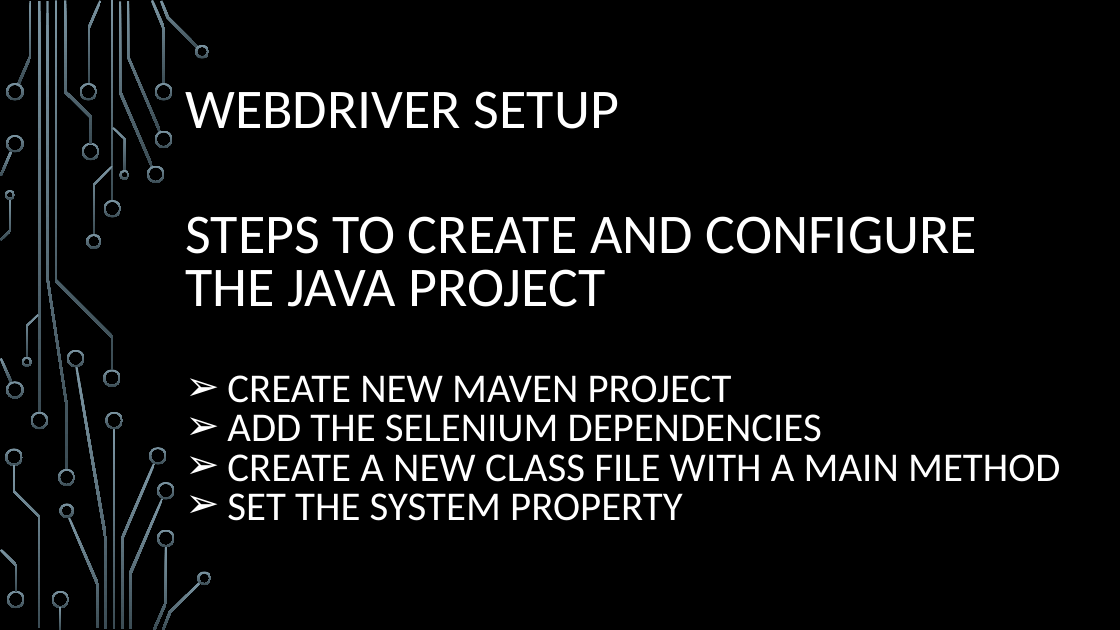
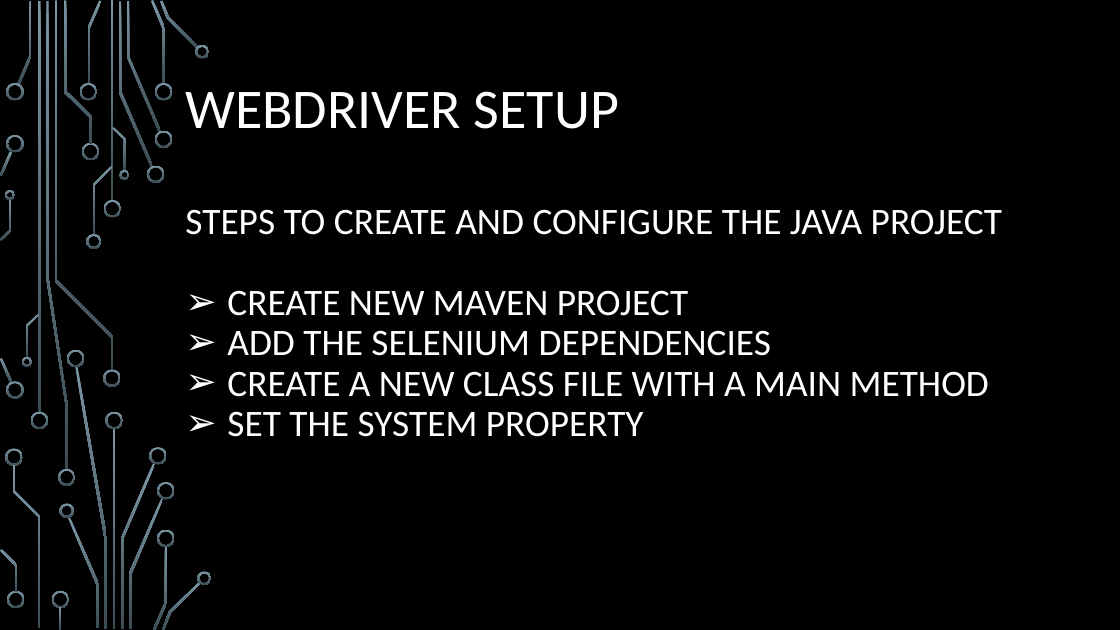
Before and after one commit to oskarCv/Selenium, a slide deck: slide 11 of Selenium/SeleniumFromScratch.pptx. Drawn at 1120x630 pixels with LibreOffice and Linux fonts; fonts in the diff are those of the drawing; background and template pictures are left out. Boxes give left, top, right and bottom in pixels: in the first picture for what was removed or moved away, otherwise in the second. Text is boxed around its words. In the diff, an @@ line names an element or a change of style, - is before the commit and + after.

```diff
--- a/Selenium/SeleniumFromScratch.pptx
+++ b/Selenium/SeleniumFromScratch.pptx
@@ text "STEPS TO CREATE AND CONFIGURE ...": place and size @@
-text "STEPS TO CREATE AND CONFIGURE ..." at (185, 216, 1060, 521)
+text "STEPS TO CREATE AND CONFIGURE ..." at (185, 209, 1002, 437)
@@ text "STEPS TO CREATE AND CONFIGURE ..." at (185, 209, 1002, 437): size 48 to 32 pt in "STEPS TO CREATE AND CONFIGURE THE JAVA ..."; size 35 to 32 pt in "CREATE NEW MAVEN PROJECT", "ADD THE SELENIUM DEPENDENCIES", "CREATE A NEW CLASS FILE WITH A ...", "SET THE SYSTEM PROPERTY"; line spacing 0.8 to 0.9 @@
```
Also in this commit, not shown: 8 other slides changed, 4 other files.
